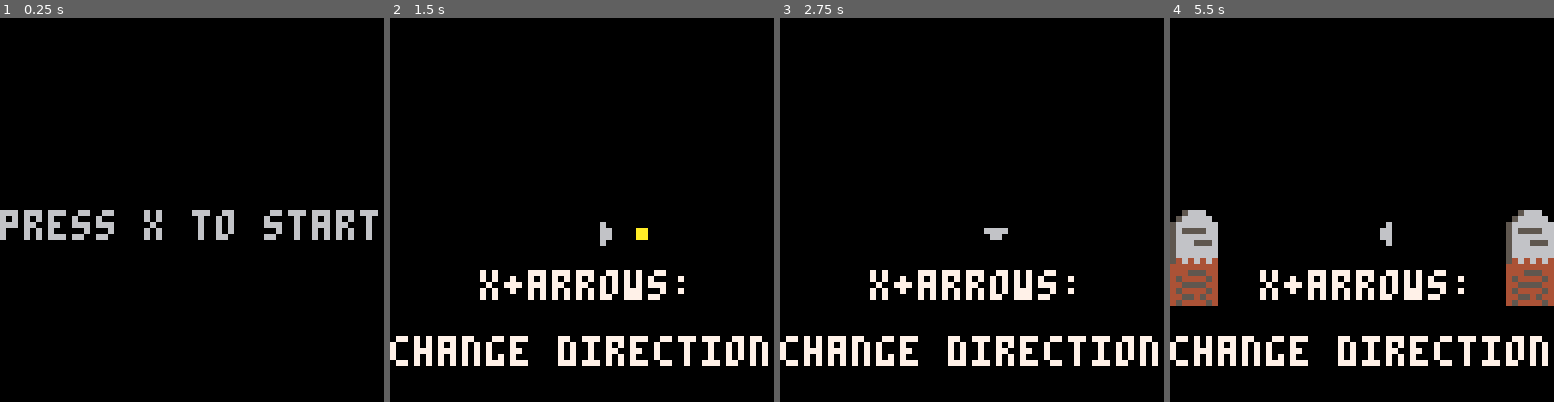
Above: before the commit, frames 1-4 (left to right).
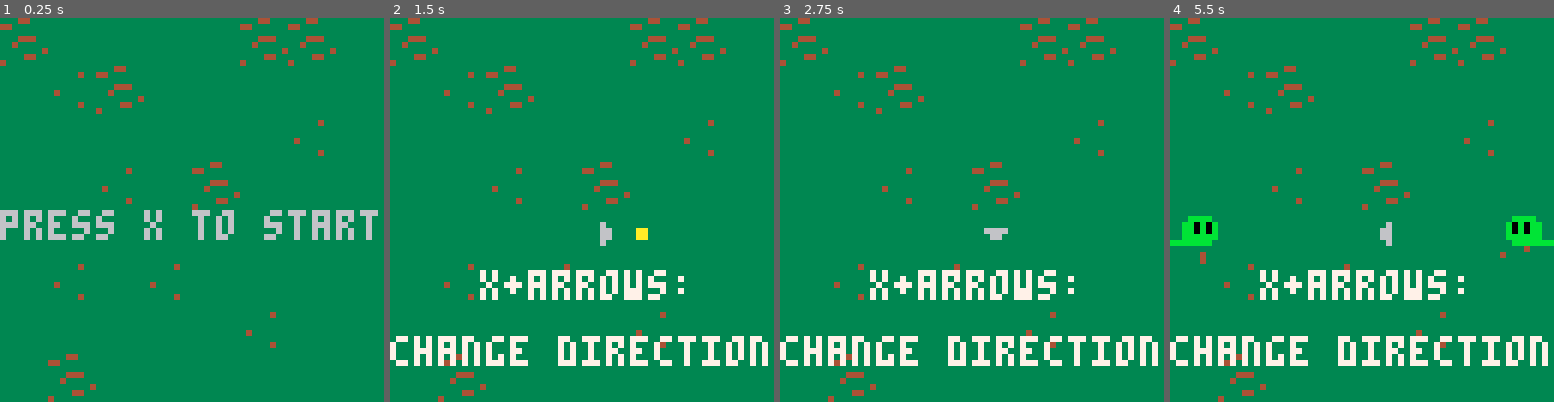
Above: after the commit, the same moments.

Repository: matheusmortatti/LOWREZJAM2020
Game: PICO-8 cartridge template.p8
Same seed, same stepped clock (60 frames per second), same inputs: the game is played once before the commit and once after it.
Inputs:
- Up to frame 1 (0.25 s): no input
- Up to frame 2 (1.5 s): tap O (Z key) at 0.33, 0.7, 1.43 s; tap X (X key) at 1.07 s
- Up to frame 3 (2.75 s): hold Left 1.97-2.37 s; tap X (X key) at 2.07, 2.4, 2.73 s; tap O (Z key) at 2.22 s; hold Down from 2.42 s (still down)
- Up to frame 4 (5.5 s): release Down at 2.82 s; hold Right 2.87-3.53 s; tap X (X key) every 0.33 s from 3.07 to 5.4 s; tap O (Z key) at 3.1, 3.98, 4.87 s; hold Up 3.58-4.08 s; hold Right 4.13-4.53 s; hold Down 4.58-5.08 s; hold Left from 5.13 s (still down)

The runs differ from the first frame. In frame 1, 97% of the frame differs, in the area x 0-100%, y 0-100%; in frame 2, 94%; in frame 3, 94%; in frame 4, 94%.

Commit message:
added map and dust particles to gave

Diff:
--- a/template.p8
+++ b/template.p8
@@ -657,7 +657,7 @@
 end
 
 --------------------------------------------------------------------------------------------
--- ACTUAL GAME CODE
+-- actual game code
 --------------------------------------------------------------------------------------------
 
 screen_size = 64
@@ -686,6 +686,7 @@
 
 function basestate:draw()
     cls()
+    map(0,0,0,0,8,8)
 
     e_draw_all()
     p_draw_all()
@@ -794,7 +795,6 @@
 end
 
 function tutorial:leveling()
-		--printh(self.player.level)
 		if self.player.level~=1 then
 				self:become("ending")
 		end
@@ -802,7 +802,6 @@
 
 function tutorial:changingdirection()
 		self.showtext=true
-		--printh(self.player.a)
 		if self.player.a~=0 then
 				self:become("leveling")
 				invoke(function() self.spawner:nextwave() end, 30, self)
@@ -982,7 +981,7 @@
 end
 
 function turnable:ignore(c,x,y,ix,iy,sx,sy,srcx,srcy)
-		return c==0
+		return c==1
 end
 
 -------------------------------
@@ -1009,7 +1008,7 @@
 
 function changeable:ignoreoverlay(c,x,y,ix,iy,sx,sy,srcx,srcy)
 			return is_in_radius_from_sprite(ix,iy,self.size,self:getcurrchange()) or
-									c==0
+									c==1
 end
 
 -- util
@@ -1069,7 +1068,6 @@
 end
 
 function spawner:beginwave()
-		printh("beginwave")
 		for _,elem in pairs(waves[self.wave]) do
 				for _=1,(elem.qty or 1) do
 						e=elem.class:extend(elem.data()){}
@@ -1630,7 +1628,6 @@
 function friendtutorial:start()
 	invoke(function(e)
 				e:shoot()
-				printh("blub")
 		end,80,self)
 
 		invoke(function()
@@ -1769,7 +1766,7 @@
 -->8
 grave=entity:extend({
 	sprite=48,
-	speed=0.1,
+	speed=0.3,
 	offy=8
 })
 
@@ -1779,9 +1776,13 @@
 
 function grave:rising()
 	-- spawn smoke particles
-	--for i=0,10 do
-	--	p_add(smoke{pos=v(self.pos.x+rnd(8), self.pos.y+10),r=1.1,v=0.1,c=4})
-	--end
+	for i=0,1 do
+		add_new_dust(
+			self.pos.x+rnd(8),self.pos.y+9,
+			rnd(0.3)-0.15,-(rnd(0.3)+0.3),
+			5,1,0.1,0,4
+		)
+	end
 	-- move tombstone
 	self.offy=approach(self.offy, 0, self.speed)
 	if self.offy==0 then
@@ -1804,6 +1805,15 @@
 end
 
 function grave:down()
+	-- spawn smoke particles
+	for i=0,1 do
+		add_new_dust(
+			self.pos.x+rnd(8),self.pos.y+9,
+			rnd(0.3)-0.15,-(rnd(0.3)+0.3),
+			5,1,0.1,0,4
+		)
+	end
+	-- move tombstone
 	self.offy=approach(self.offy, 8, self.speed)
 	if self.offy==8 then
 		self.done=true
@@ -1861,4 +1871,15 @@
 
 
 
-
+__map__
+3234343434323234000000000000000000000000000000000000000000000000000000000000000000000000000000000000000000000000000000000000000000000000000000000000000000000000000000000000000000000000000000000000000000000000000000000000000000000000000000000000000000000000
+3433323434343434000000000000000000000000000000000000000000000000000000000000000000000000000000000000000000000000000000000000000000000000000000000000000000000000000000000000000000000000000000000000000000000000000000000000000000000000000000000000000000000000
+3434343434343334000000000000000000000000000000000000000000000000000000000000000000000000000000000000000000000000000000000000000000000000000000000000000000000000000000000000000000000000000000000000000000000000000000000000000000000000000000000000000000000000
+3434333432343434000000000000000000000000000000000000000000000000000000000000000000000000000000000000000000000000000000000000000000000000000000000000000000000000000000000000000000000000000000000000000000000000000000000000000000000000000000000000000000000000
+3434343434343434000000000000000000000000000000000000000000000000000000000000000000000000000000000000000000000000000000000000000000000000000000000000000000000000000000000000000000000000000000000000000000000000000000000000000000000000000000000000000000000000
+3433343334343434000000000000000000000000000000000000000000000000000000000000000000000000000000000000000000000000000000000000000000000000000000000000000000000000000000000000000000000000000000000000000000000000000000000000000000000000000000000000000000000000
+3434343434333434000000000000000000000000000000000000000000000000000000000000000000000000000000000000000000000000000000000000000000000000000000000000000000000000000000000000000000000000000000000000000000000000000000000000000000000000000000000000000000000000
+3432343434343434000000000000000000000000000000000000000000000000000000000000000000000000000000000000000000000000000000000000000000000000000000000000000000000000000000000000000000000000000000000000000000000000000000000000000000000000000000000000000000000000
+
+
+
Not shown, changed: 35 lines of the sprite sheet (__gfx__) section of template.p8
